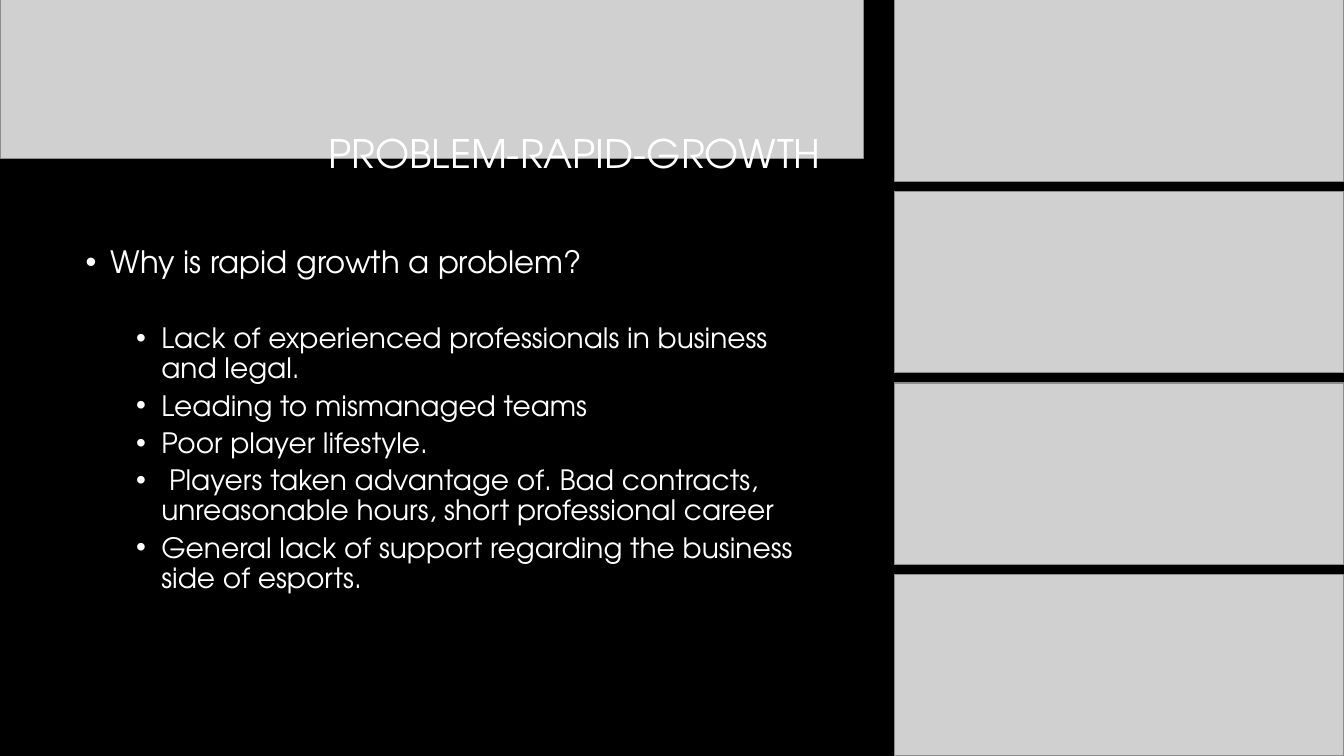
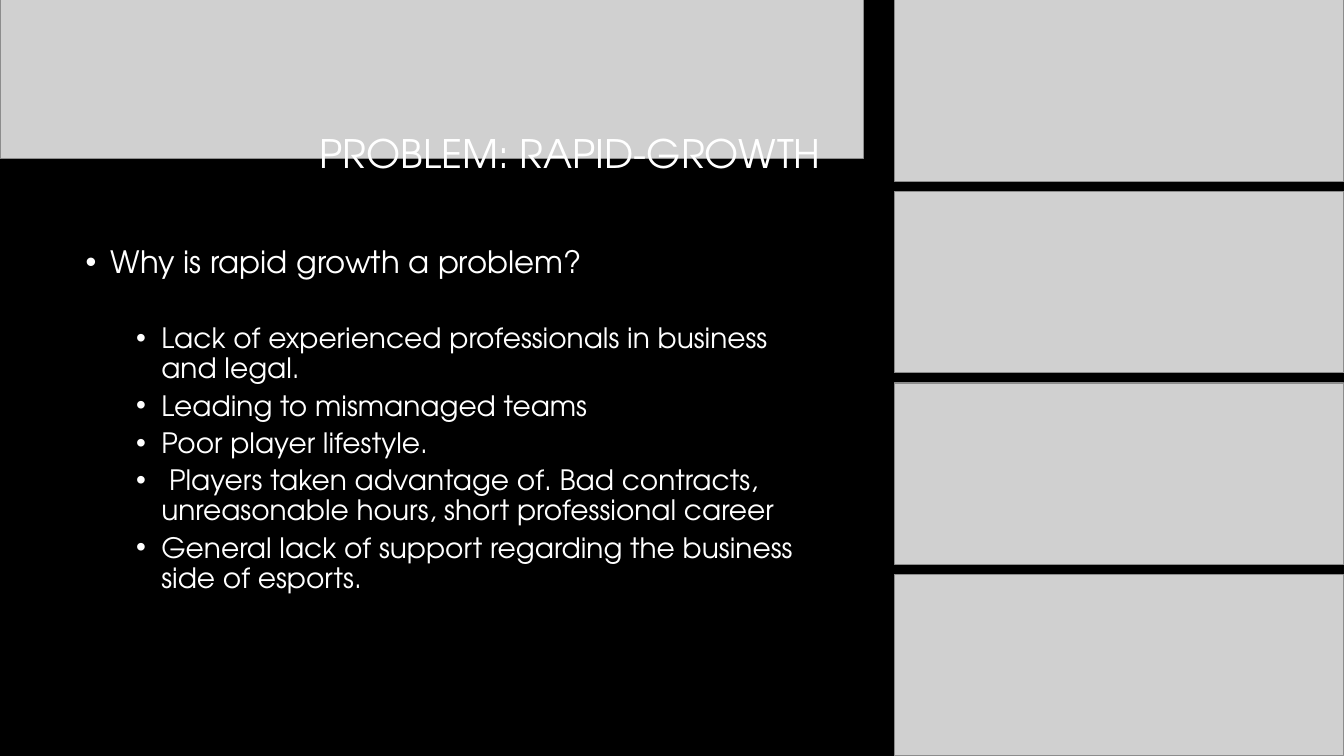
Before and after one commit to vinceleg/lab04_repo, a slide deck: slide 3 of dtc_team16_pitch_presentation.pptx. Drawn at 1344x756 pixels with LibreOffice and Linux fonts; fonts in the diff are those of the drawing; grey boxes stand for pictures; background and template pictures are left out. Boxes give left, top, right and bottom in pixels: in the first picture for what was removed or moved away, otherwise in the second. Text is boxed around its words. In the diff, an @@ line names an element or a change of style, - is before the commit and + after.

```diff
--- a/dtc_team16_pitch_presentation.pptx
+++ b/dtc_team16_pitch_presentation.pptx
@@ title at [320,139,821,186]: text changed @@
-PROBLEM-RAPID-GROWTH
+PROBLEM: RAPID-GROWTH
```
Also in this commit, not shown: 8 other slides changed, 1 slide added, 2 slides removed.
